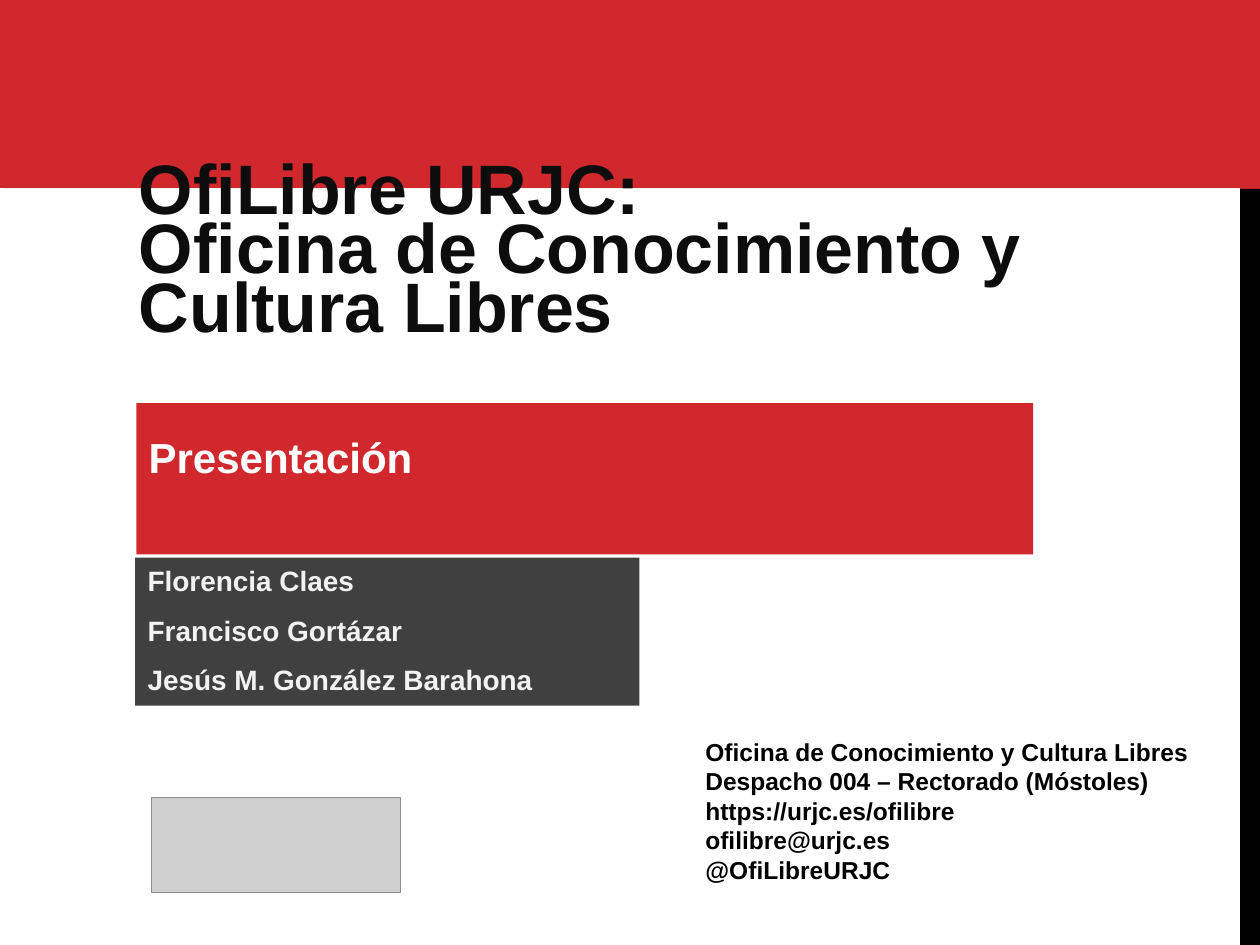
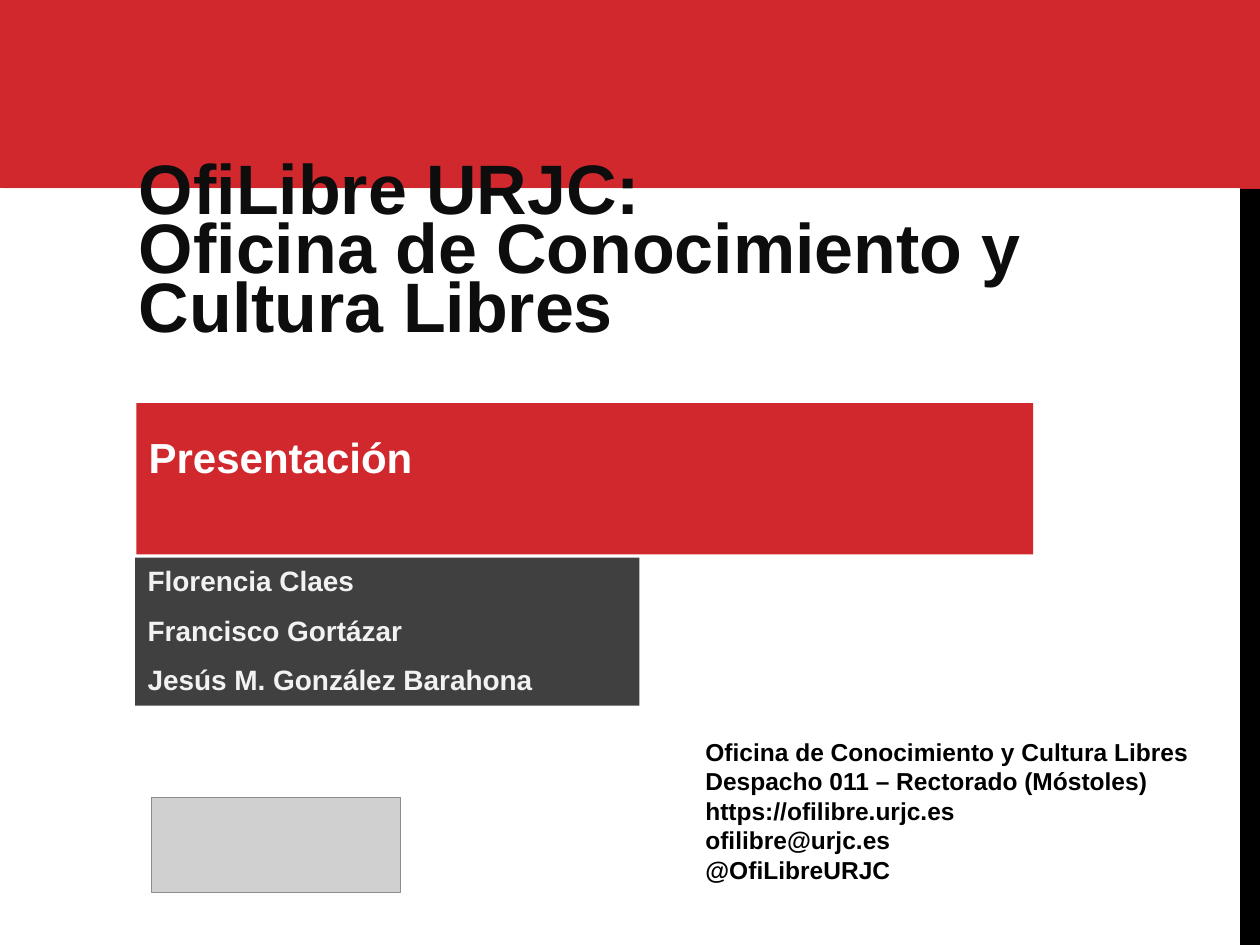
Before and after one commit to gabrielIzquierdo/OfiLibreGabri.github.io, a slide deck: slide 1 of static/transpas/ofilibre/Ofilibre-presentacion.odp. Drawn at 1260x945 pixels with LibreOffice and Linux fonts; fonts in the diff are those of the drawing; grey boxes stand for pictures. Boxes give left, top, right and bottom in pixels: in the first picture for what was removed or moved away, otherwise in the second. Text is boxed around its words. In the diff, an @@ line names an element or a change of style, - is before the commit and + after.

```diff
--- a/static/transpas/ofilibre/Ofilibre-presentacion.odp
+++ b/static/transpas/ofilibre/Ofilibre-presentacion.odp
@@ text at box(705, 772, 1147, 825): text changed @@
-Despacho 004 – Rectorado (Móstoles)
-https://urjc.es/ofilibre
+Despacho 011 – Rectorado (Móstoles)
+https://ofilibre.urjc.es
```
Also in this commit, not shown: 11 other slides changed, 1 slide added, 1 other file.
